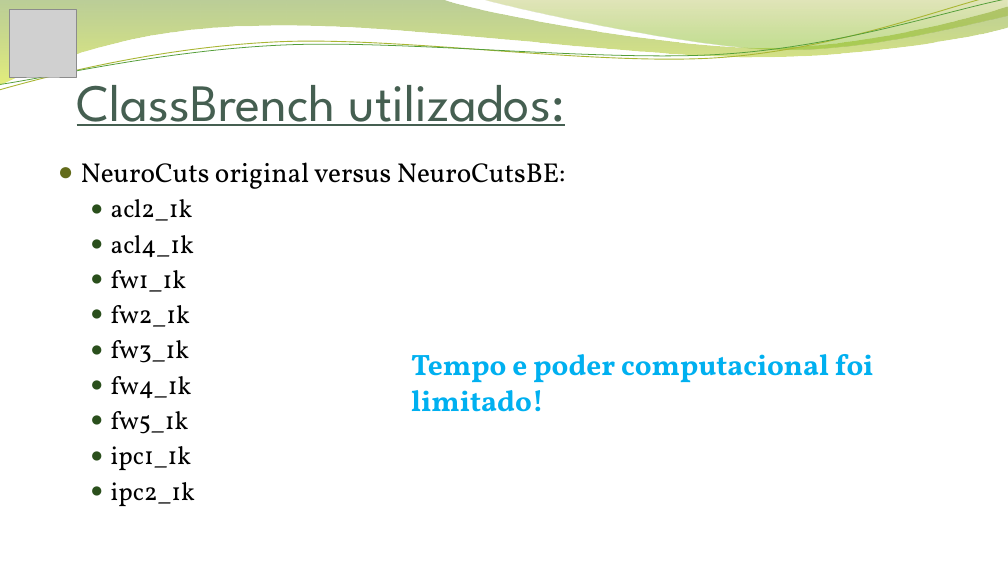
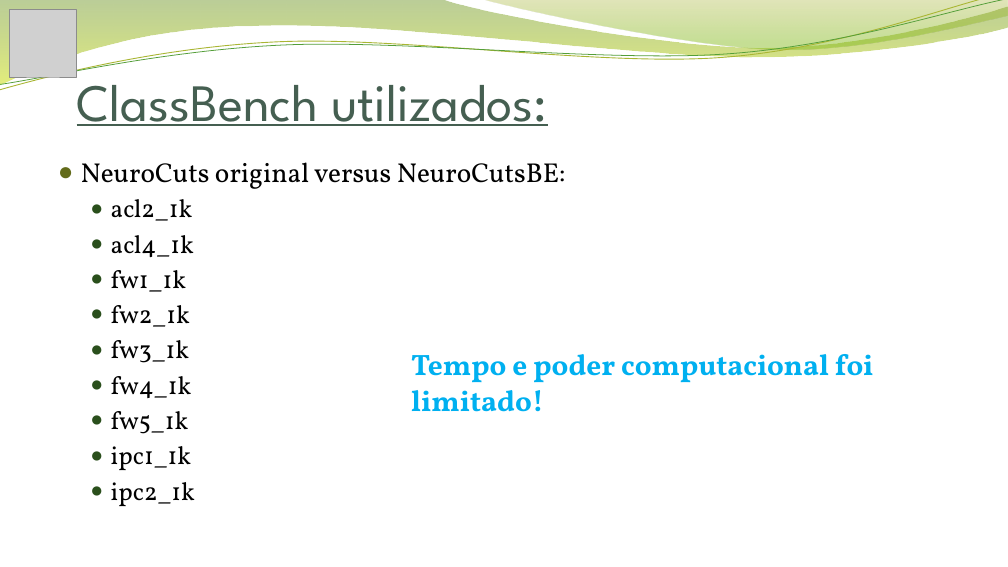
Before and after one commit to jonathanalvesoliveira/neurocutseb, a slide deck: slide 4 of Apresentação Final.pptx. Drawn at 1008x567 pixels with LibreOffice and Linux fonts; fonts in the diff are those of the drawing; grey boxes stand for pictures; background and template pictures are left out. Boxes give left, top, right and bottom in pixels: in the first picture for what was removed or moved away, otherwise in the second. Text is boxed around its words. In the diff, an @@ line names an element or a change of style, - is before the commit and + after.

```diff
--- a/Apresentação Final.pptx
+++ b/Apresentação Final.pptx
@@ title at (77,68,547,126): text changed @@
-ClassBrench utilizados:
+ClassBench utilizados:
```
Also in this commit, not shown: 1 other slide changed, 1 other file.
